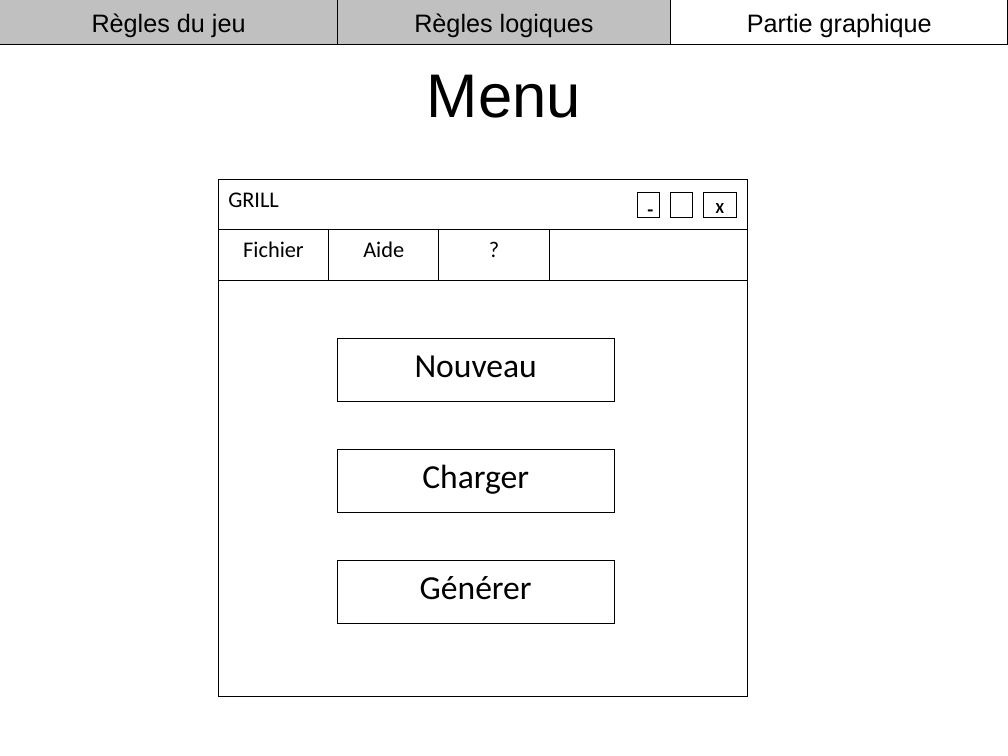
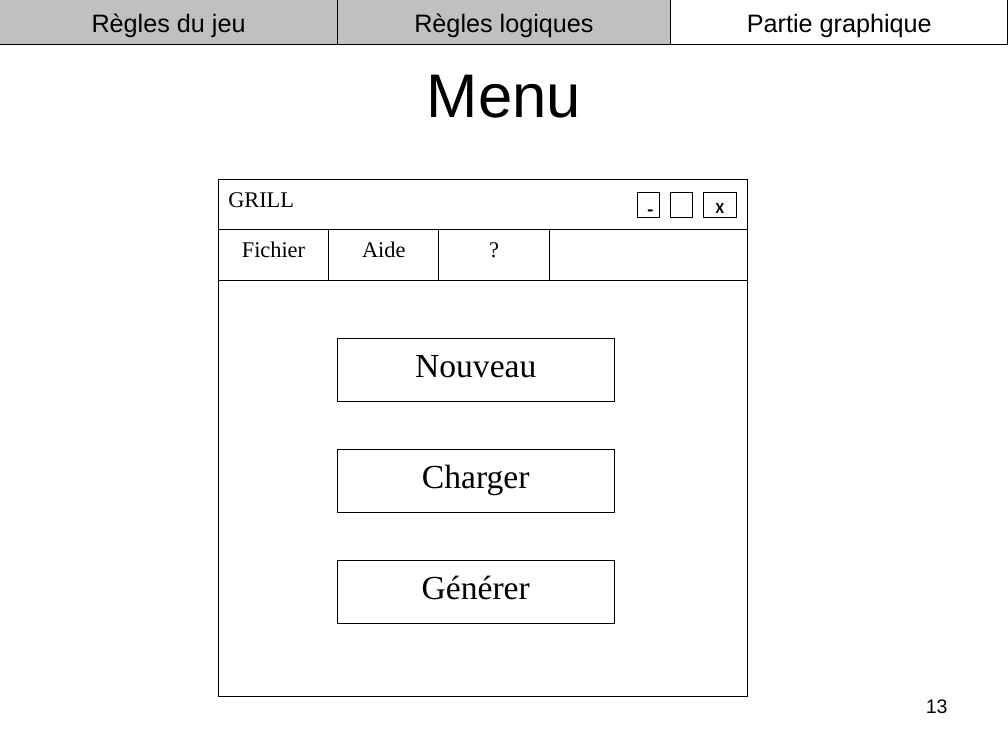
Before and after one commit to roulian/grillprojettuteure, a slide deck: slide 13 of documents/Power Point Soutenance du 18-01-10/Oral.ppt. Drawn at 1008x756 pixels with LibreOffice and Linux fonts; fonts in the diff are those of the drawing. Boxes give left, top, right and bottom in pixels: in the first picture for what was removed or moved away, otherwise in the second. Text is boxed around its words. In the diff, an @@ line names an element or a change of style, - is before the commit and + after.

```diff
--- a/documents/Power Point Soutenance du 18-01-10/Oral.ppt
+++ b/documents/Power Point Soutenance du 18-01-10/Oral.ppt
@@ font Calibri to Times New Roman in 7 elements at [219,179,748,230], [219,230,329,280], [329,230,438,280], [338,339,615,401], [338,450,615,513], [338,560,615,624], [438,230,548,280] @@
@@ page number added at [926,699,948,714], 14 pt, text #000000 @@
+13
```
Also in this commit, not shown: 19 other slides changed.
